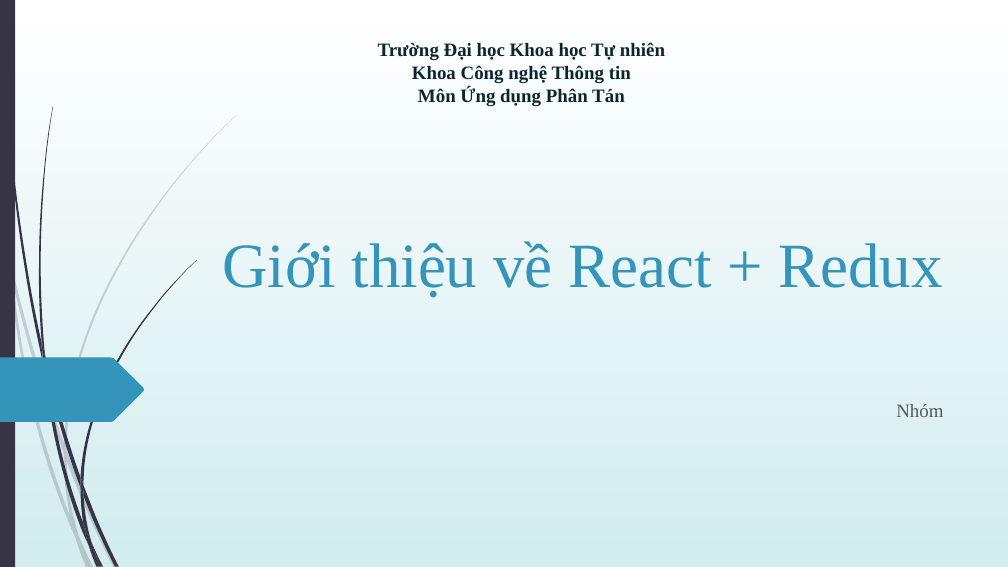
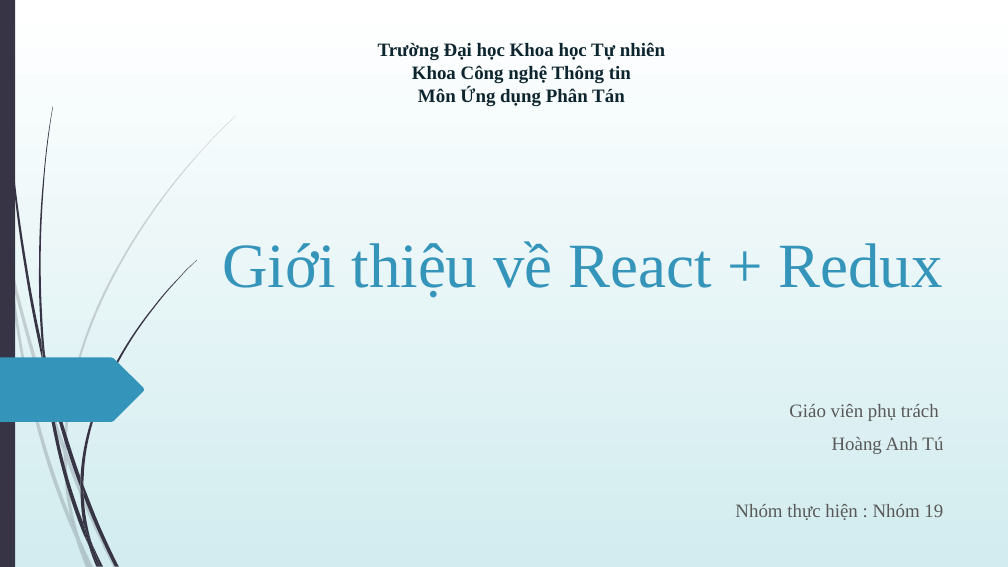
Before and after one commit to Nguyen257/-UDPT-TH2013-Seminar-React-Redux, a slide deck: slide 1 of Giới-thiệu-về-React-Redux.pptx. Drawn at 1008x567 pixels with LibreOffice and Linux fonts; fonts in the diff are those of the drawing. Boxes give left, top, right and bottom in pixels: in the first picture for what was removed or moved away, otherwise in the second. Text is boxed around its words. In the diff, an @@ line names an element or a change of style, - is before the commit and + after.

Commit message:
Update phần lý thuyết về React, Redux và cách kết nối React + Redux

```diff
--- a/Giới-thiệu-về-React-Redux.pptx
+++ b/Giới-thiệu-về-React-Redux.pptx
@@ subtitle at <box>735,404,943,520</box>: text changed @@
-Nhóm
+Giáo viên phụ trách
+Hoàng Anh Tú
+Nhóm thực hiện : Nhóm 19
```
Also in this commit, not shown: 3 other slides changed, 10 slides added.
